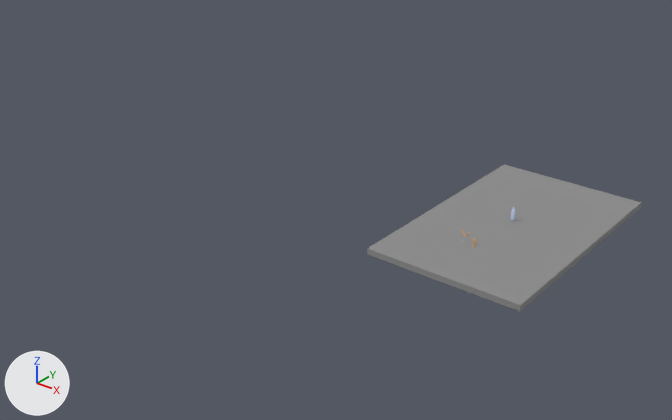
A saved change to the Blender file blender/game.blend.
Before and after are seen from a camera (50 mm lens) standing at (56.1, -99.9, 61.4) and looking at (-32.1, 10.5, -7.0). The axes (+X, +Y, +Z) are drawn at lower left. The lights are the same throughout.

Names of what the first picture shows: 'Platform.001'.
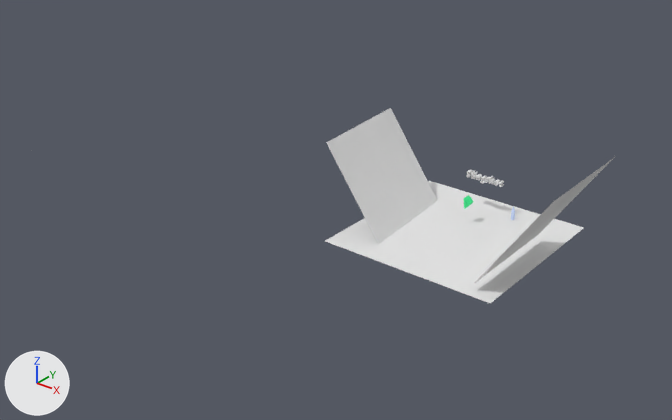
The newer file is also turned or shifted as a whole; pictures and numbers use the older file's frame.

Edits to the bpy script that builds the scene:
```text
Add mat_material_009:
    mat_material_009 = diffuse_material('Material.009')
    mat_material_009.base_color = (0.0666, 0.8, 0.279)  # green #49e790
Add me_plane:
    me_plane.from_pydata([(-1.0, -1.0, 0.0), (1.0, -1.0, 0.0), (-1.0, 1.0, 0.0), (1.0, 1.0, 0.0)], [], [(0, 1, 3, 2)])
Add me_cube_003:
    me_cube_003.from_pydata([(-1.0, -1.0, -1.0), (-1.0, 1.0, -1.0), (1.0, 1.0, -1.0), (1.0, -1.0, -1.0), (-1.05, -0.13, 0.0), (-1.0, 1.0, 1.0), (1.0, 1.0, 1.0), (0.95, -0.13, 0.0)], [], [(4, 5, 1, 0), (5, 6, 2, 1), (6, 7, 3, 2), (7, 4, 0, 3), (0, 1, 2, 3), (7, 6, 5, 4)])
    me_cube_003.materials.append(mat_material_009)  # green #49e790
Add txt_text:
    txt_text = bpy.data.curves.new('Text', 'FONT')
    txt_text.body = 'Slingshot'
    txt_text.materials.append(mat_material_002)  # white #e7e7e7
    txt_text.bevel_resolution = 0
    txt_text.extrude = 0.3
    txt_text.bevel_depth = 0.02
    txt_text.space_character = 1.2
Remove ob_platform_001:
    ob_platform_001 = bpy.data.objects.new('Platform.001', me_platform_001)
    ob_platform_001.location = (0.7, 9.9, 0.4)
    ob_platform_001.scale = (3.38, 5.41, 0.909)
Add ob_plane:
    ob_plane = bpy.data.objects.new('Plane', me_plane)
    ob_plane.location = (11.1, -1.6, 9.2)
    ob_plane.rotation_euler = (0.0, -0.987, 0.0)  # degrees (0, -57, 0)
    ob_plane.scale = (8.51, 8.51, 8.51)
Add ob_plane_001:
    ob_plane_001 = bpy.data.objects.new('Plane.001', me_plane.copy())
    ob_plane_001.location = (-14.9, 0.7, 7.1)
    ob_plane_001.rotation_euler = (0.0, -0.987, -3.06)  # degrees (0, -57, -175)
    ob_plane_001.scale = (8.51, 8.51, 8.51)
Add ob_playbtn:
    ob_playbtn = bpy.data.objects.new('Playbtn', me_cube_003)
    ob_playbtn.location = (-4.7, 6.1, 4.2)
    ob_playbtn.rotation_euler = (0.859, 0.113, -1.668)  # degrees (49, 6.5, -96)
    ob_playbtn.scale = (0.601, 0.601, 0.601)
Add ob_plane_002:
    ob_plane_002 = bpy.data.objects.new('Plane.002', me_plane.copy())
    ob_plane_002.location = (-3.6, 1.8, 1.1)
    ob_plane_002.scale = (-13.2, -13.2, -13.2)
Add ob_text:
    ob_text = bpy.data.objects.new('Text', txt_text)
    ob_text.location = (-7.5, 10.7, 6.0)
    ob_text.rotation_euler = (1.589, 0.0, 0.0)  # degrees (91, 0, 0)
    ob_text.scale = (1.34, 1.34, 1.34)
```

Where the change shows, as pixel boxes (x1, y1, x2, y2) in the pictures (672 x 420 px):
'Platform.001', deleted
    before: (367, 164, 642, 311)
    faces in mat_platform_color_001 (its picture is missing): (367, 203, 641, 311)
'Plane.002', added
    after: (325, 181, 584, 303)
'Plane.001', added
    after: (326, 108, 438, 244)
'Plane', added
    after: (475, 157, 615, 283)
'Text', added
    after: (466, 169, 504, 187)
'Playbtn', added
    after: (464, 195, 474, 209)
